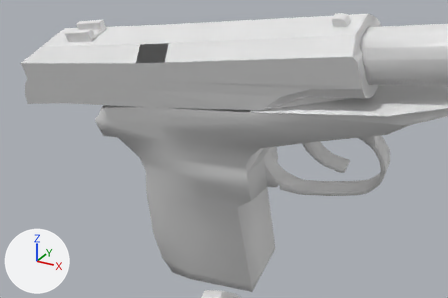
Renders of the OBJ model Vertex_Animation_Compiler/Assets/Makarov_Pistol_Reload137.obj from each side of a commit.
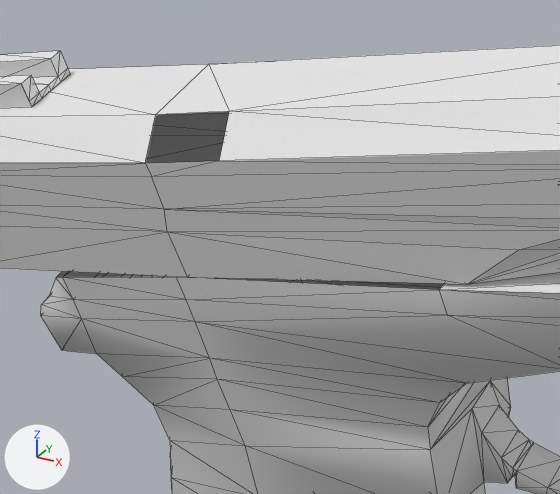
Old and new are each drawn from a 50 mm camera at (0.4622, -0.302, 0.0061) aimed at (0.3666, -0.1282, -0.0808) and again close up on the part from 18% to 66% of the width and 0% to 64% of the height. Every picture has the same lights, and +X, +Y and +Z are marked at lower left. The close-ups show mesh edges as thin lines. Where no turn or scale is listed for an object, it has been applied to the vertices.

The first close-up shows 'Rest_of_the_gun_Sphere', 'Top_Slider_Sphere.001'.
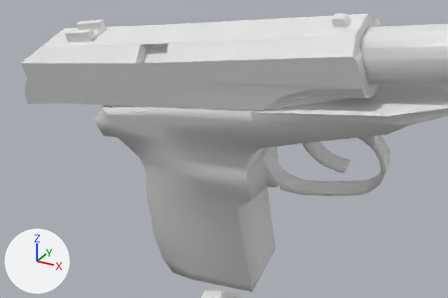
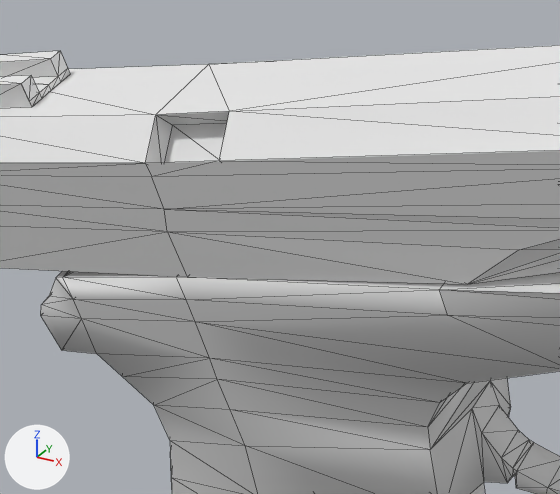
The change, as a list of edits to the scene's bpy script:
```text
Change me_rest_of_the_gun_sphere:
    where me_rest_of_the_gun_sphere.from_pydata(...)  # 272 vertices, 519 faces; spans x 0.3119..0.4571, y -0.1371..-0.082, z -0.159..-0.0269
    used by ob_rest_of_the_gun_sphere; location = (0.0, 0.0, 0.0)
    verts and faces of me_rest_of_the_gun_sphere; kept vertices keep their numbers, new ones are numbered from 272
    before: 164 (0.3795, -0.1114, -0.0549), 166 (0.318, -0.1338, -0.0723) at pixel (55, 277), 175 (0.3193, -0.1339, -0.0719) at pixel (62, 277), 178 (0.3801, -0.1355, -0.0625) at pixel (439, 289), 179 (0.3398, -0.1347, -0.068) at pixel (176, 276)
    before: 180 (0.3187, -0.1099, -0.0644), 181 (0.3393, -0.1106, -0.0604), 183 (0.3174, -0.1098, -0.0647)
    me_rest_of_the_gun_sphere part 1
    add faces += [(164, 181, 179), (175, 179, 181), (166, 175, 183), (164, 179, 178), (175, 181, 180), (175, 180, 183)]
Change me_top_slider_sphere_001:
    used by ob_top_slider_sphere_001; location = (0.0, 0.0, 0.0)
    remove me_top_slider_sphere_001.from_pydata(...)  # 127 vertices, 227 faces; spans x 0.2789..0.4166, y -0.1408..-0.109, z -0.0776..-0.0295
    add me_top_slider_sphere_001.from_pydata(...)  # 131 vertices, 237 faces; spans x 0.2789..0.4166, y -0.1408..-0.109, z -0.0776..-0.0295
    me_top_slider_sphere_001 part 2
    4 vertices are added at (0.3517, -0.1372, -0.051), (0.3401, -0.1371, -0.0529), (0.351, -0.1334, -0.0456), (0.3394, -0.1332, -0.0474)
    10 new faces join them
```

Where the change shows, as pixel boxes [x1, y1, x2, y2] in the close-ups (560 x 494 px):
part 1 of me_rest_of_the_gun_sphere, added: after [56, 271, 444, 290]
part 2 of me_top_slider_sphere_001, added: after [145, 111, 229, 163]
